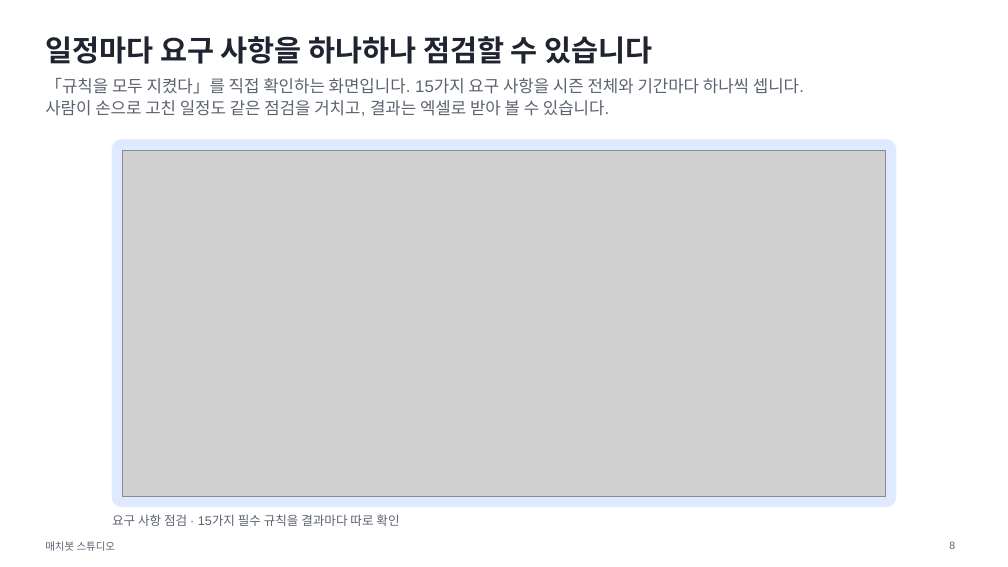
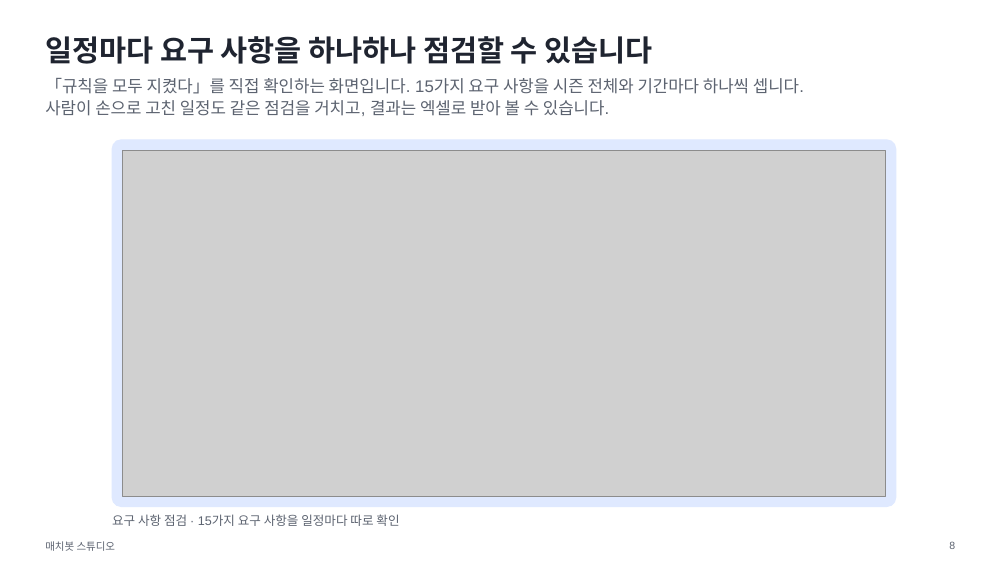
Before and after one commit to drimdrim2002/kbo-scheduler, a slide deck: slide 8 of docs/deck/matchbot-talk.pptx. Drawn at 1008x567 pixels with LibreOffice and Linux fonts; fonts in the diff are those of the drawing; grey boxes stand for pictures. Boxes give left, top, right and bottom in pixels: in the first picture for what was removed or moved away, otherwise in the second. Text is boxed around its words. In the diff, an @@ line names an element or a change of style, - is before the commit and + after.

```diff
--- a/docs/deck/matchbot-talk.pptx
+++ b/docs/deck/matchbot-talk.pptx
@@ text at (112, 514, 399, 526): text changed @@
-요구 사항 점검 · 15가지 필수 규칙을 결과마다 따로 확인
+요구 사항 점검 · 15가지 요구 사항을 일정마다 따로 확인
```
Also in this commit, not shown: 2 other files.
